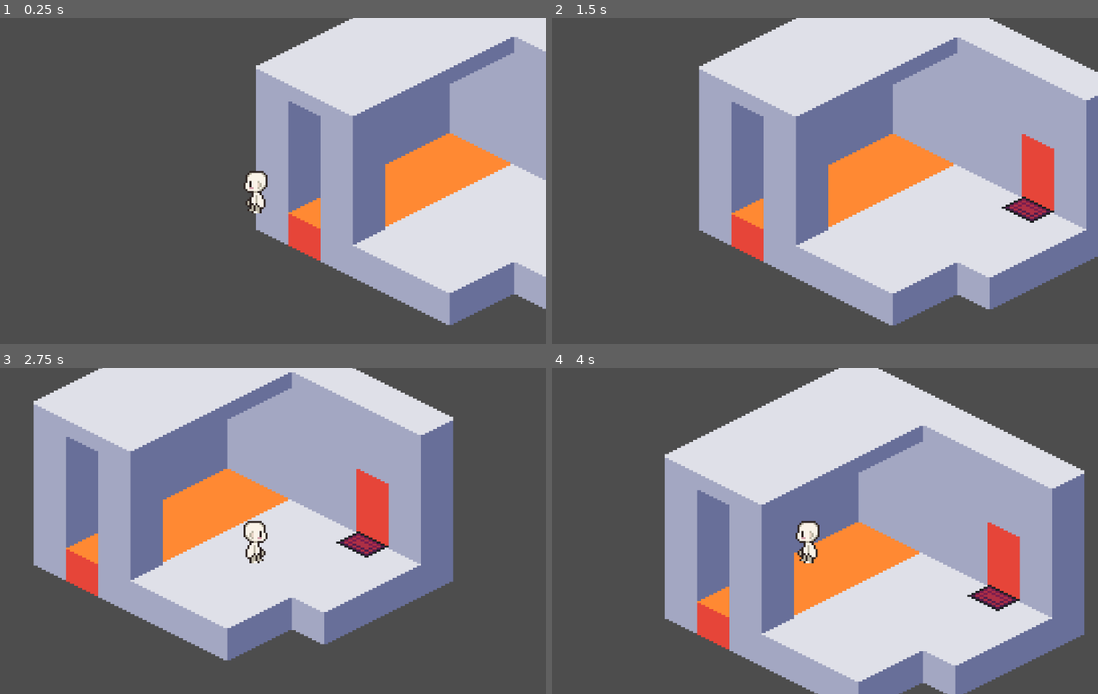
Above: before the commit, frames 1-4 (two rows, left to right).
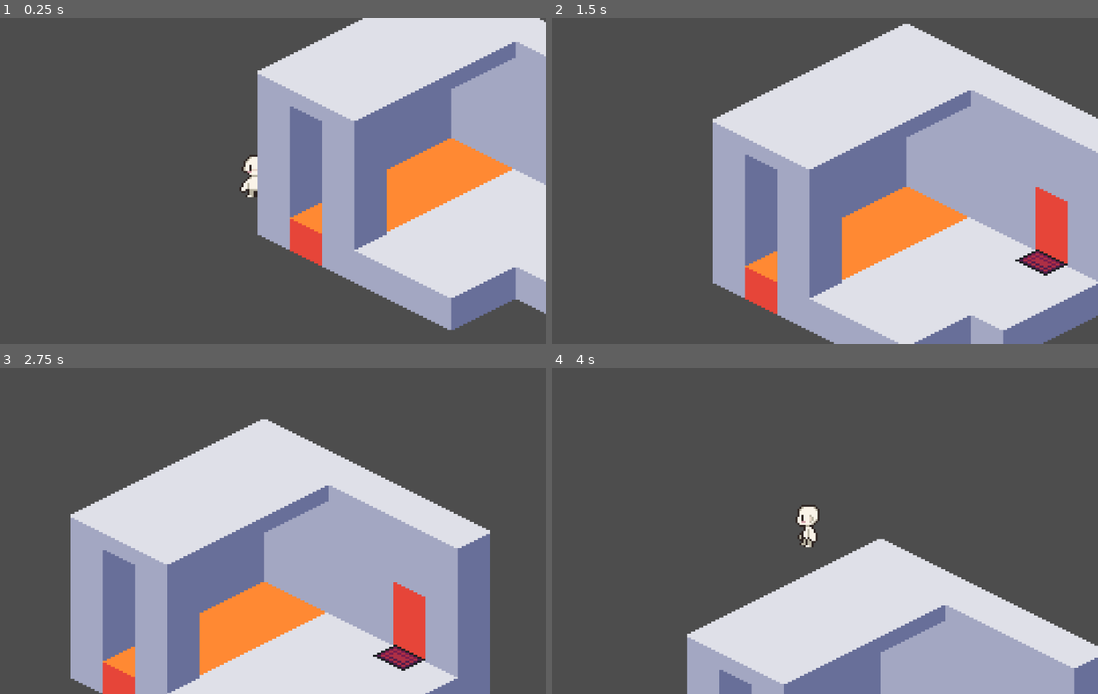
Above: after the commit, the same moments.

Repository: Marcinuu16/Maze-Game
Game: Godot game, scene res://scenes/game.tscn
Same seed, same stepped clock (60 frames per second), same inputs: the game is played once before the commit and once after it.
Inputs:
- Up to frame 1 (0.25 s): no input
- Up to frame 2 (1.5 s): tap Enter at 0.5 s; hold D (action_right) 0.53-1.28 s; hold S (action_down) from 1.28 s (still down)
- Up to frame 3 (2.75 s): tap Space at 2 s; release S (action_down) at 2.03 s; hold D (action_right) from 2.03 s (still down)
- Up to frame 4 (4 s): release D (action_right) at 2.78 s; hold W (action_up) 2.78-3.53 s; hold A (action_left) from 3.53 s (still down)

The runs differ from the first frame. In frame 1, 5.2% of the frame differs, in the area x 43-100%, y 0-96%; in frame 2, 50%; in frame 3, 73%, in the area x 6-90%, y 0-100%; in frame 4, 59%.

Commit message:
0.5 Fully working modular room swapping

Diff:
--- a/scenes/door_trigger.tscn
+++ b/scenes/door_trigger.tscn
@@ -7,4 +7,5 @@
 Target_door = 1
 
 [node name="CollisionPolygon2D" type="CollisionPolygon2D" parent="."]
+position = Vector2(-16, -8)
 polygon = PackedVector2Array(16, 0, 32, 8, 16, 16, 0, 8)
--- a/scenes/player.tscn
+++ b/scenes/player.tscn
@@ -76,7 +76,7 @@
 script = ExtResource("1_4flbx")
 
 [node name="CollisionShape2D" type="CollisionShape2D" parent="."]
-position = Vector2(0, 13)
+position = Vector2(0, 5)
 shape = SubResource("RectangleShape2D_g2els")
 debug_color = Color(0.9566557, 0.14865595, 0.38113236, 0.41960785)
 
@@ -85,8 +85,8 @@
 
 [node name="AnimatedSprite2D" type="AnimatedSprite2D" parent="."]
 y_sort_enabled = true
-position = Vector2(0, 16)
+position = Vector2(0, 8)
 sprite_frames = SubResource("SpriteFrames_nvl01")
-frame = 6
-frame_progress = 0.67086655
+frame = 4
+frame_progress = 0.043684747
 offset = Vector2(0, -16)
--- a/scenes/room1.tscn
+++ b/scenes/room1.tscn
@@ -100,6 +100,7 @@
 collision_enabled = false
 
 [node name="door1" parent="." instance=ExtResource("2_gli6d")]
-position = Vector2(144, 8)
+position = Vector2(160, 16)
 Target_room = 1
 Target_door = 0
+Target_direction = 2
--- a/scenes/room2.tscn
+++ b/scenes/room2.tscn
@@ -100,5 +100,6 @@
 collision_enabled = false
 
 [node name="door1" parent="." instance=ExtResource("2_d3uvb")]
-position = Vector2(32, 16)
+position = Vector2(48, 24)
 Target_door = 0
+Target_direction = 3
--- a/scripts/door_trigger.gd
+++ b/scripts/door_trigger.gd
@@ -2,8 +2,11 @@
 
 enum Target_room_e {r1,r2,r3,r4,r5,r6,r7,r8,r9,r10,r11,r12}
 enum Target_door_e {d1,d2,d3,d4,d5,d6}
+enum Target_direction_e {north,south,east,west}
+
 @export var Target_room = Target_room_e.r1
 @export var Target_door = Target_door_e.d1
+@export var Target_direction = Target_direction_e.north
 # Called when the node enters the scene tree for the first time.
 func _ready() -> void:
-	connect("body_entered", Callable(room_manager, "swap_room").bind(Target_room+1,Target_door+1))
+	connect("body_entered", Callable(room_manager, "prepare_swap").bind(Target_room+1,Target_door+1,Target_direction))
--- a/scripts/room_manager.gd
+++ b/scripts/room_manager.gd
@@ -1,5 +1,5 @@
 extends Node
-
+var is_swapping = false
 var current_room: Node = null
 var player: Node = null
 # Called when the node enters the scene tree for the first time.
@@ -16,18 +16,48 @@
 
 func _input(event):
 	if event.is_action_pressed("action_debug"):
-		print("debug kliknięty")
+		print("debug button clicked")
 
-func swap_room(body, to_room, to_door):
+func prepare_swap(body, to_room, to_door,to_direction):
+	if body is CharacterBody2D:
+		if is_swapping:
+			print("swap blocked")
+			return
+		is_swapping = true
+		print("ready to swap")
+		call_deferred("swap_room",body,to_room,to_door,to_direction)
+
+func swap_room(body, to_room, to_door,to_direction):
 	if body is CharacterBody2D:
 		print("Trying to enter room "+str(to_room)+", door "+str(to_door))
+		player.reparent(get_node("/root/room_manager"),true)
 
 		if current_room:
-			current_room.get_node("TileMap").remove_child(player)
 			current_room.queue_free()
+			print("deleted room")
 
-			player = load("res://scenes/player.tscn").instantiate()
-			current_room = load("res://scenes/room"+str(to_room)+".tscn").instantiate()
-			get_node("/root/game").add_child(current_room)
-			current_room.get_node("TileMap").add_child(player)
-			print("loaded room"+str(to_room))
+		current_room = load("res://scenes/room"+str(to_room)+".tscn").instantiate()
+		get_node("/root/game").add_child(current_room)
+		player.reparent(current_room.get_node("TileMap"),true)
+		var spawn_cords: Vector2 = Vector2(0,0)
+		match to_direction:
+			0:
+				spawn_cords = Vector2(-16,-16)
+				print("door leading north")
+			1:
+				print("door leading south")
+				spawn_cords = Vector2(16,16)
+			2:
+				print("door leading east")
+				spawn_cords = Vector2(16,-16)
+			3:
+				print("door leading west")
+				spawn_cords = Vector2(-16,8)
+
+		print(player.position)
+		print(current_room.get_node("door"+str(to_door)).position)
+		print(spawn_cords)
+		player.position = current_room.get_node("door"+str(to_door)).position + spawn_cords
+
+		print("loaded room "+str(to_room))
+		is_swapping = false
